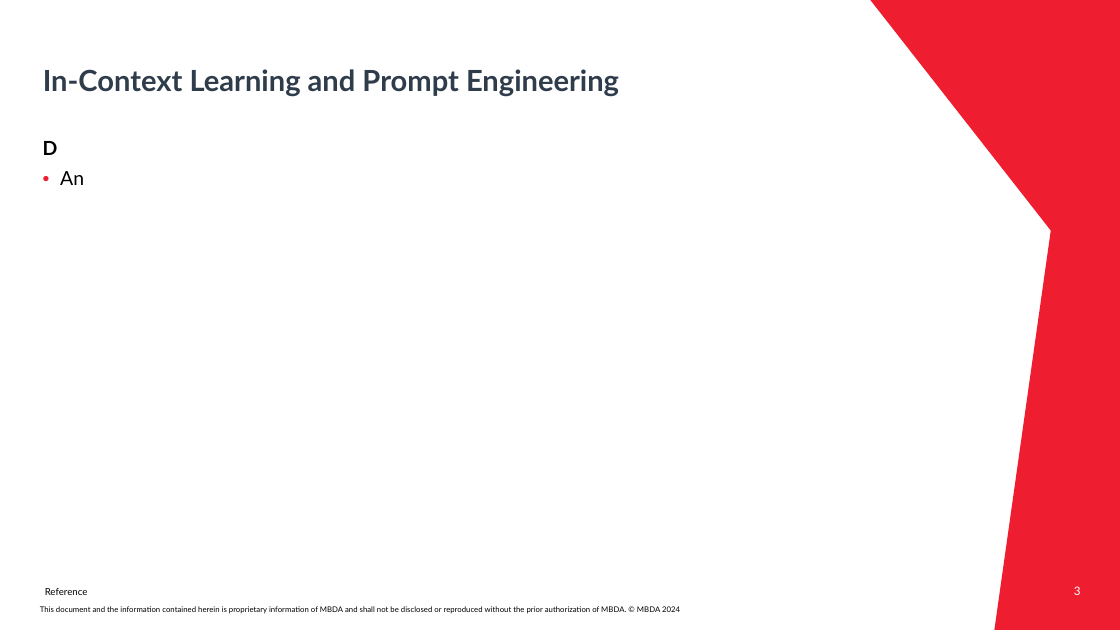
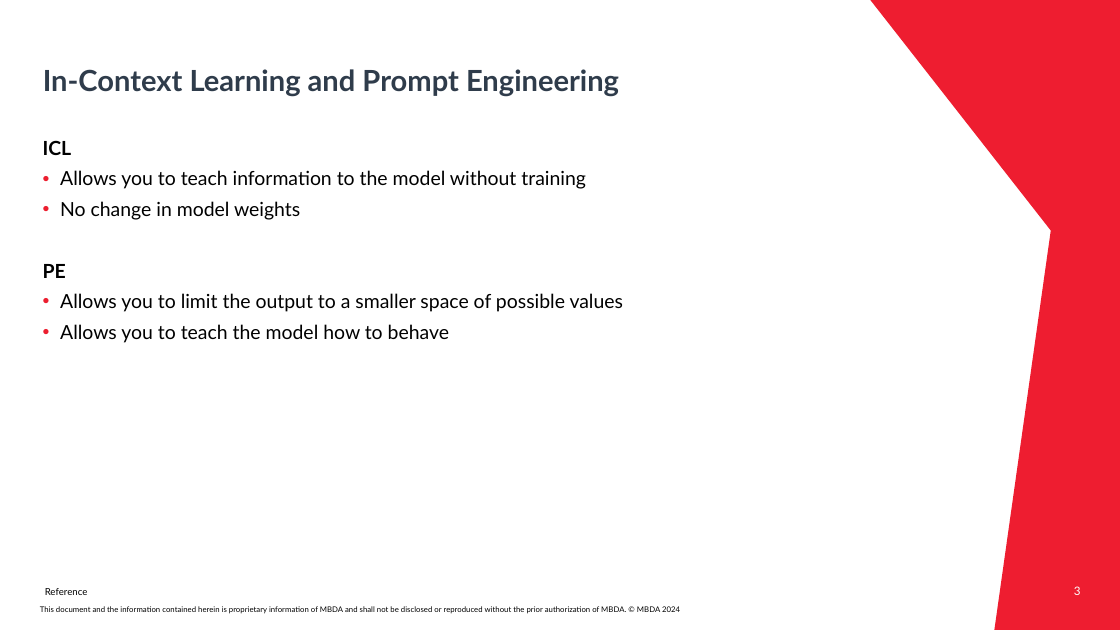
Before and after one commit to Mqtth3w/master-thesis-mbda-unipr, a slide deck: slide 3 of prompts_engineering/ICL_MBDA_Thesis_Gianvenuti.pptx. Drawn at 1120x630 pixels with LibreOffice and Linux fonts; fonts in the diff are those of the drawing; background and template pictures are left out. Boxes give left, top, right and bottom in pixels: in the first picture for what was removed or moved away, otherwise in the second. Text is boxed around its words. In the diff, an @@ line names an element or a change of style, - is before the commit and + after.

```diff
--- a/prompts_engineering/ICL_MBDA_Thesis_Gianvenuti.pptx
+++ b/prompts_engineering/ICL_MBDA_Thesis_Gianvenuti.pptx
@@ text at box(43, 140, 624, 343): text changed @@
-D
-• An
+ICL
+• Allows you to teach information to the model without training
+• No change in model weights
+PE
+• Allows you to limit the output to a smaller space of possible values
+• Allows you to teach the model how to behave
```
Also in this commit, not shown: 1 other slide changed.
